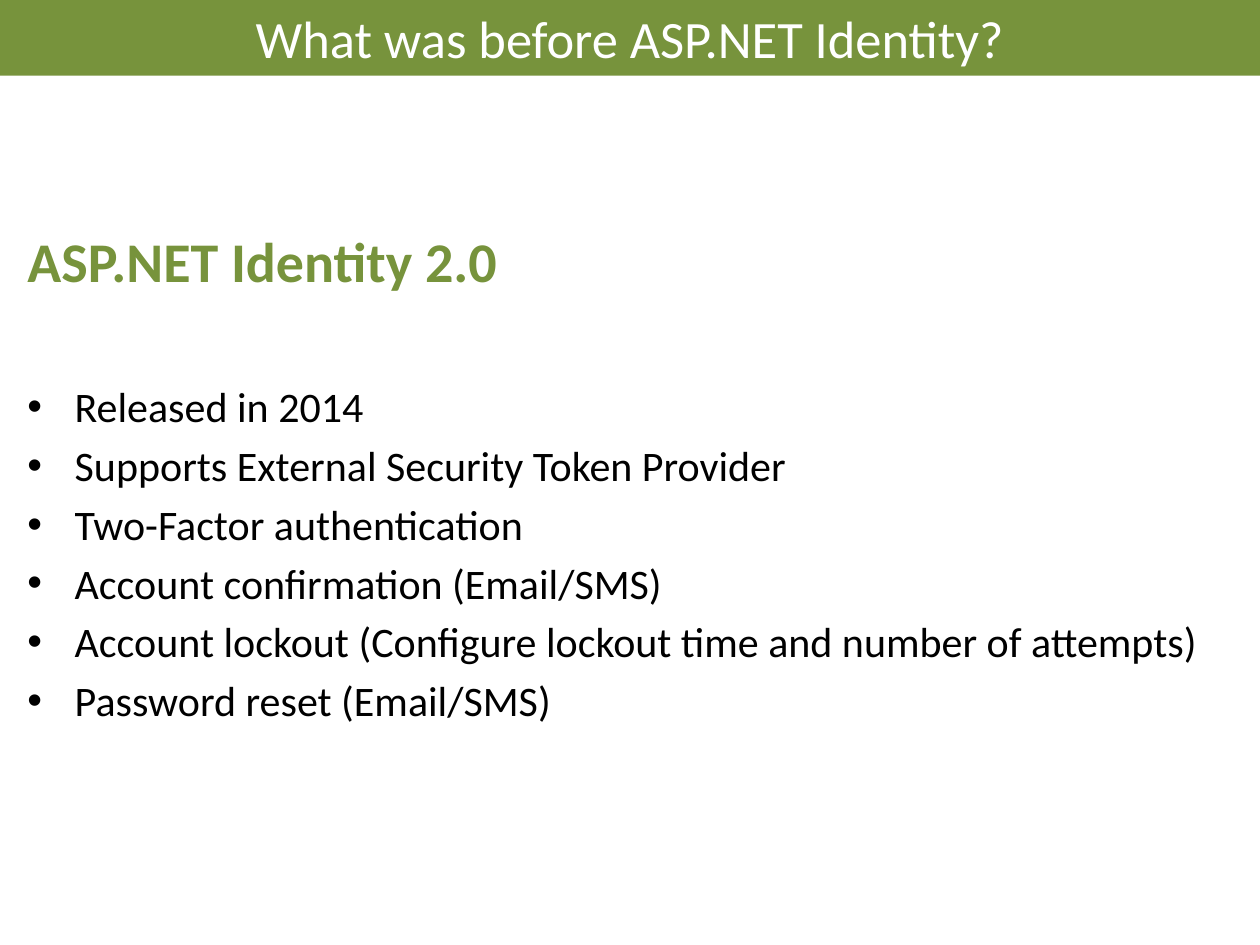
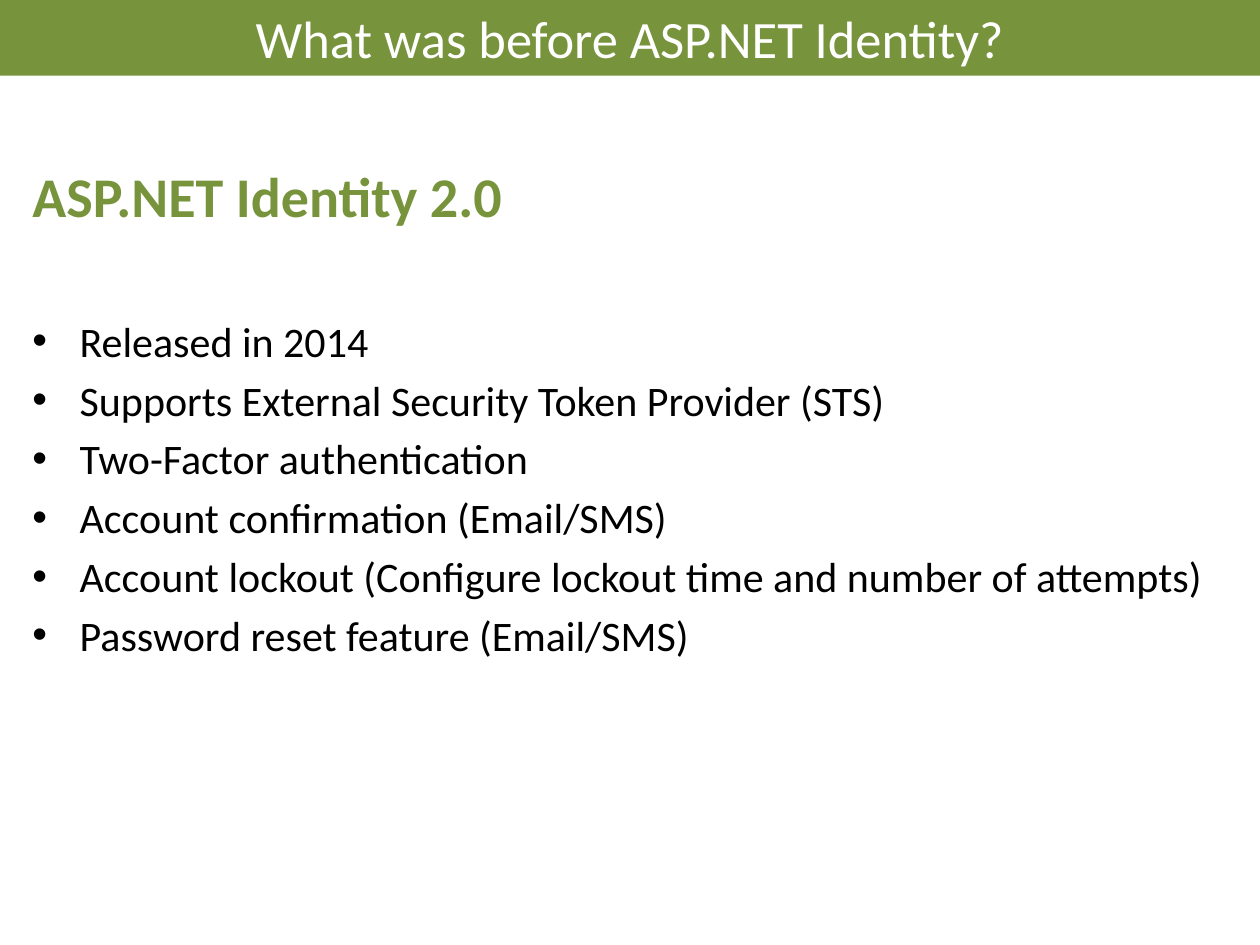
Before and after one commit to AndreasElffors/ProjectIdentity, a slide deck: slide 20 of Documents/Slides/Identity-Introduction.pptx (slide 19 before the commit). Drawn at 1260x945 pixels with LibreOffice and Linux fonts; fonts in the diff are those of the drawing; background and template pictures are left out. Boxes give left, top, right and bottom in pixels: in the first picture for what was removed or moved away, otherwise in the second. Text is boxed around its words. In the diff, an @@ line names an element or a change of style, - is before the commit and + after.

```diff
--- a/Documents/Slides/Identity-Introduction.pptx
+++ b/Documents/Slides/Identity-Introduction.pptx
@@ text "ASP.NET Identity 2.0": place and size @@
-text "ASP.NET Identity 2.0" at box(27, 242, 1196, 722)
+text "ASP.NET Identity 2.0" at box(32, 177, 1201, 657)
@@ text at box(80, 385, 884, 423): text changed @@
-• Supports External Security Token Provider
+• Supports External Security Token Provider (STS)
@@ text at box(80, 620, 688, 657): text changed @@
-• Password reset (Email/SMS)
+• Password reset feature (Email/SMS)
```
Also in this commit, not shown: 5 other slides changed, 1 slide added, 5 other files.
